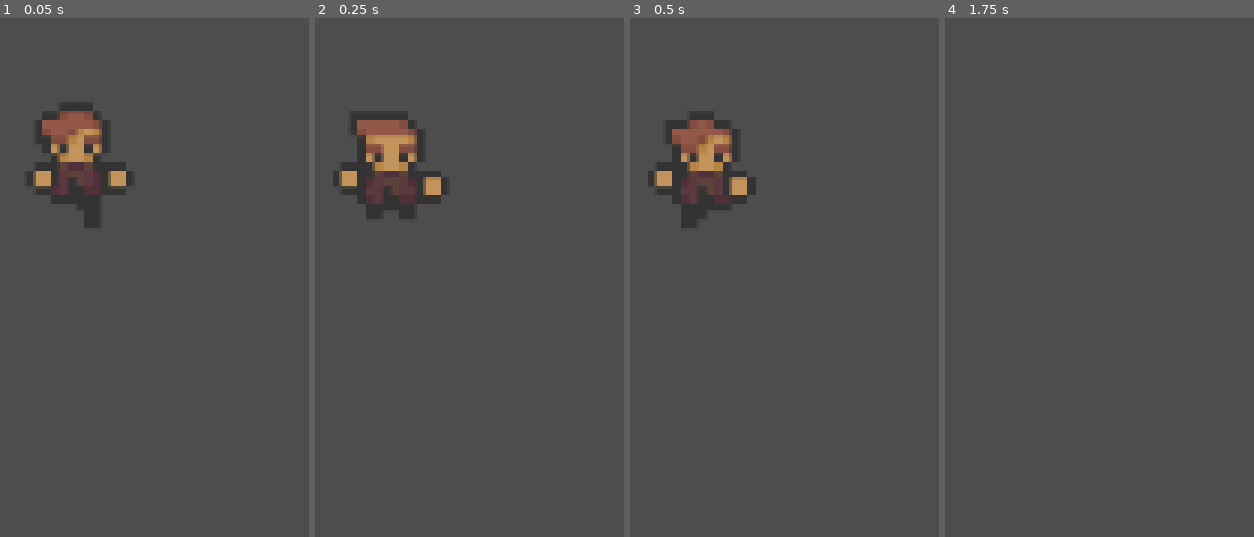
Above: before the commit, frames 1-4 (left to right).
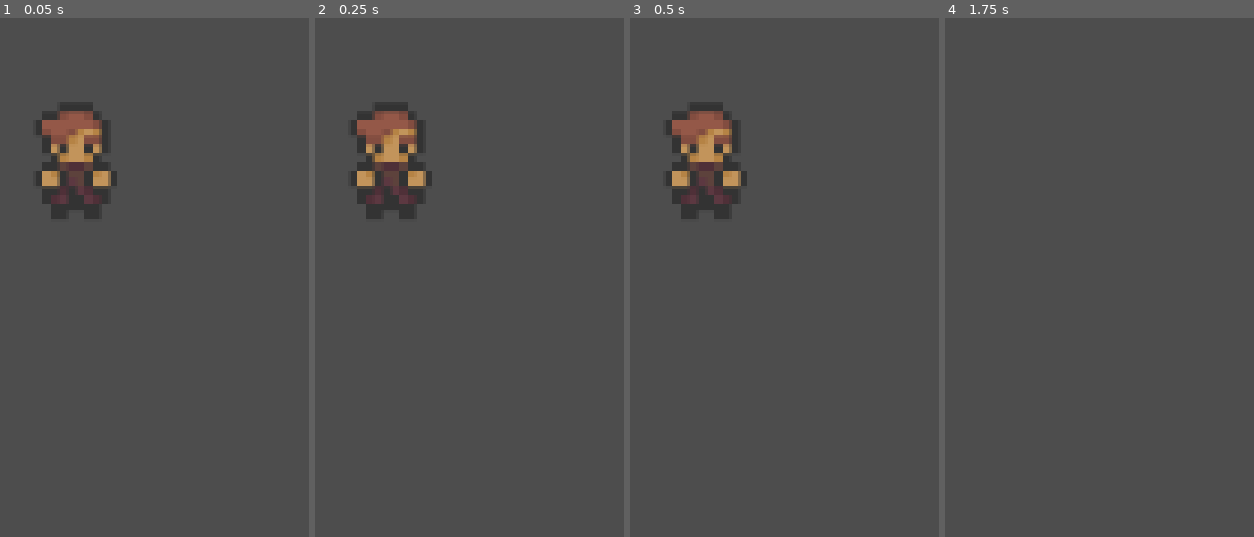
Above: after the commit, the same moments.

Repository: christian-buco/gamejam_aut2025
Game: Godot game, scene res://scenes/player.tscn
Same seed, same stepped clock (60 frames per second), same inputs: the game is played once before the commit and once after it.
Inputs:
- Up to frame 1 (0.05 s): no input
- Up to frame 2 (0.25 s): no input
- Up to frame 3 (0.5 s): no input
- Up to frame 4 (1.75 s): tap Enter (ui_accept) at 0.5, 0.77, 1.52 s; hold Right (ui_right) 0.53-1.28 s; hold Down (ui_down) from 1.28 s (still down)

The runs differ from the first frame. In frame 1, 1.5% of the frame differs, in the area x 8-43%, y 23-41%; in frame 2, 2.7%; in frame 3, 2.9%, in the area x 5-41%, y 16-41%; in frame 4, nothing differs.

Commit message:
Attach player animations

Diff:
--- a/scenes/player.tscn
+++ b/scenes/player.tscn
@@ -6,6 +6,7 @@
 [ext_resource type="Texture2D" uid="uid://opvm6xeh32p8" path="res://Top_Down_Adventure_Pack_v.1.0/Char_Sprites/char_attack_right_anim_strip_6.png" id="3_3v2ag"]
 [ext_resource type="Texture2D" uid="uid://5udsp15d6g5j" path="res://Top_Down_Adventure_Pack_v.1.0/Char_Sprites/char_attack_up_anim_strip_6.png" id="4_jej6c"]
 [ext_resource type="Texture2D" uid="uid://bho68377vjrag" path="res://Top_Down_Adventure_Pack_v.1.0/Char_Sprites/char_run_down_anim_strip_6.png" id="5_f1ej7"]
+[ext_resource type="Texture2D" uid="uid://d3dces0uvfuda" path="res://Top_Down_Adventure_Pack_v.1.0/Char_Sprites/char_idle_down_anim_strip_6.png" id="6_3v2ag"]
 [ext_resource type="Texture2D" uid="uid://3t83eu75o5y0" path="res://Top_Down_Adventure_Pack_v.1.0/Char_Sprites/char_idle_left_anim_strip_6.png" id="6_oprun"]
 [ext_resource type="Texture2D" uid="uid://bmfni2xhx4vyq" path="res://Top_Down_Adventure_Pack_v.1.0/Char_Sprites/char_idle_right_anim_strip_6.png" id="7_a8ls1"]
 [ext_resource type="Texture2D" uid="uid://dcr6poj0apylo" path="res://Top_Down_Adventure_Pack_v.1.0/Char_Sprites/char_idle_up_anim_strip_6.png" id="8_qfm1y"]
@@ -108,28 +109,28 @@
 atlas = ExtResource("4_jej6c")
 region = Rect2(240, 0, 48, 32)
 
-[sub_resource type="AtlasTexture" id="AtlasTexture_hhpqf"]
-atlas = ExtResource("5_f1ej7")
-region = Rect2(0, 0, 16, 16)
-
-[sub_resource type="AtlasTexture" id="AtlasTexture_g5jhy"]
-atlas = ExtResource("5_f1ej7")
-region = Rect2(16, 0, 16, 16)
-
-[sub_resource type="AtlasTexture" id="AtlasTexture_holxr"]
-atlas = ExtResource("5_f1ej7")
-region = Rect2(32, 0, 16, 16)
-
-[sub_resource type="AtlasTexture" id="AtlasTexture_mx1m4"]
-atlas = ExtResource("5_f1ej7")
-region = Rect2(48, 0, 16, 16)
-
-[sub_resource type="AtlasTexture" id="AtlasTexture_4gjji"]
-atlas = ExtResource("5_f1ej7")
-region = Rect2(64, 0, 16, 16)
-
-[sub_resource type="AtlasTexture" id="AtlasTexture_u2ulf"]
-atlas = ExtResource("5_f1ej7")
+[sub_resource type="AtlasTexture" id="AtlasTexture_jej6c"]
+atlas = ExtResource("6_3v2ag")
+region = Rect2(0, 0, 16, 16)
+
+[sub_resource type="AtlasTexture" id="AtlasTexture_f1ej7"]
+atlas = ExtResource("6_3v2ag")
+region = Rect2(16, 0, 16, 16)
+
+[sub_resource type="AtlasTexture" id="AtlasTexture_oprun"]
+atlas = ExtResource("6_3v2ag")
+region = Rect2(32, 0, 16, 16)
+
+[sub_resource type="AtlasTexture" id="AtlasTexture_a8ls1"]
+atlas = ExtResource("6_3v2ag")
+region = Rect2(48, 0, 16, 16)
+
+[sub_resource type="AtlasTexture" id="AtlasTexture_qfm1y"]
+atlas = ExtResource("6_3v2ag")
+region = Rect2(64, 0, 16, 16)
+
+[sub_resource type="AtlasTexture" id="AtlasTexture_fulsm"]
+atlas = ExtResource("6_3v2ag")
 region = Rect2(80, 0, 16, 16)
 
 [sub_resource type="AtlasTexture" id="AtlasTexture_6e8lb"]
@@ -587,5 +588,4 @@
 [node name="AnimatedSprite2D" type="AnimatedSprite2D" parent="."]
 position = Vector2(260, 54)
 sprite_frames = SubResource("SpriteFrames_ljgr3")
-animation = &"attack_down"
-frame_progress = 0.13215286
+animation = &"idle_down"
Not shown: 2 places in scenes/player.tscn that only renumber resources
